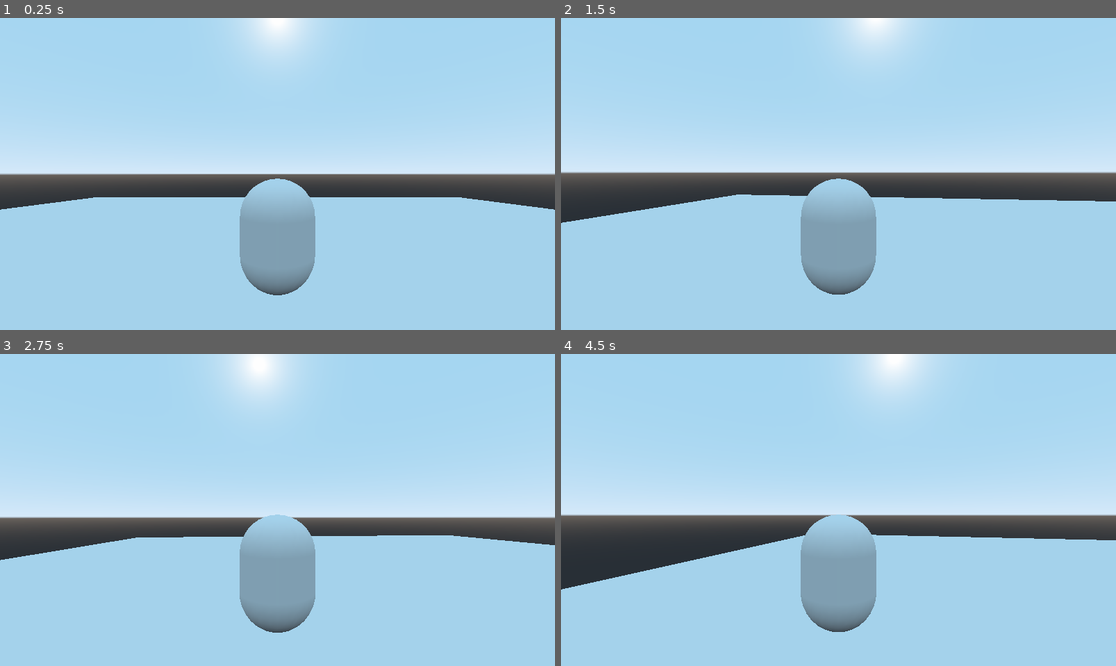
Above: before the commit, frames 1-4 (two rows, left to right).
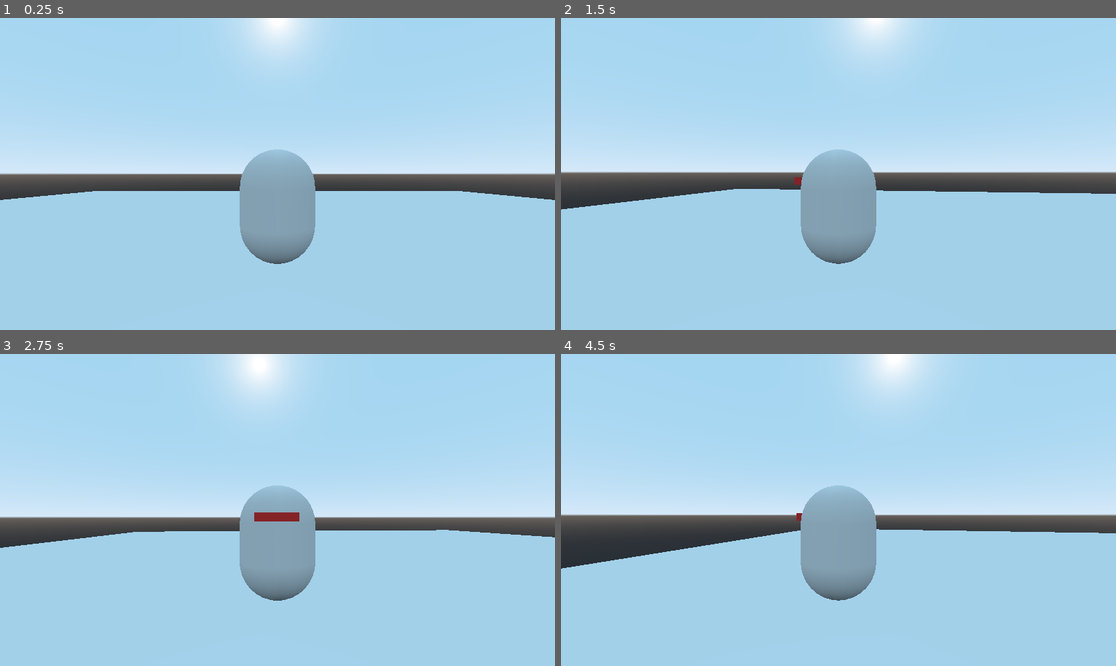
Above: after the commit, the same moments.

Repository: MegaModular/Game-Gam-2022
Game: Godot game, scene res://Main.tscn
Two runs of this game, one before a commit and one after it. Both use one fixed random seed, a clock stepped at 60 frames per second and the inputs below.
Inputs (mouse positions are in pixels of both pictures, inside the frame that each line leads up to):
- Up to frame 1 (0.25 s): no input
- Up to frame 2 (1.5 s): tap Enter at 0.5 s; move the mouse to (866, 174) at 0.52 s; hold A (a) 0.53-1.28 s; tap D (d) at 0.8, 1.35 s; move the mouse to (810, 174) at 1.27 s
- Up to frame 3 (2.75 s): tap S (s) at 1.55 s; move the mouse to (288, 503) at 2.02 s; hold S (s) from 2.03 s (still down); tap W (w) at 2.3 s
- Up to frame 4 (4.5 s): move the mouse to (832, 516) at 2.77 s; release S (s) at 2.78 s; tap W (w) at 2.85 s; tap A (a) at 3.05 s; move the mouse to (877, 513) at 3.52 s; hold A (a) 3.53-4.28 s; tap D (d) at 3.8, 4.35 s; move the mouse to (794, 506) at 4.27 s

The runs differ from the first frame. In frame 1, 5.8% of the frame differs, in the area x 0-100%, y 42-89%; in frame 2, 6.1%; in frame 3, 5.8%; in frame 4, 6.7%, in the area x 0-100%, y 42-90%.
Error after the commit: Parse Error: Variable "Camera" shadows a native class. (res://Player/Scripts/Camera.gd:3)

Commit message:
sex update
sex updatepso

Diff:
--- a/Main.tscn
+++ b/Main.tscn
@@ -1,6 +1,6 @@
 [gd_scene load_steps=4 format=2]
 
-[ext_resource path="res://Player/Player1.tscn" type="PackedScene" id=1]
+[ext_resource path="res://Player/Player1Test.tscn" type="PackedScene" id=1]
 
 [sub_resource type="CubeMesh" id=1]
 size = Vector3( 50, 2, 50 )
@@ -20,5 +20,4 @@
 [node name="CollisionShape" type="CollisionShape" parent="MeshInstance/StaticBody"]
 shape = SubResource( 2 )
 
-[node name="Player1" parent="." instance=ExtResource( 1 )]
-transform = Transform( 1, 0, 0, 0, 1, 0, 0, 0, 1, 0, 1.58052, 0 )
+[node name="Spatial" parent="." instance=ExtResource( 1 )]
--- a/Player/Camera.tscn
+++ b/Player/Camera.tscn
@@ -1,7 +1,15 @@
-[gd_scene format=2]
+[gd_scene load_steps=2 format=2]
+
+[ext_resource path="res://Player/Scripts/Camera.gd" type="Script" id=1]
 
 [node name="CameraHolder" type="Spatial"]
+script = ExtResource( 1 )
 
 [node name="Camera" type="Camera" parent="."]
 transform = Transform( 1, 0, 0, 0, 1, 0, 0, 0, 1, 0, 0, 6 )
 current = true
+
+[node name="RayCast" type="RayCast" parent="."]
+transform = Transform( 1, 0, 0, 0, -4.37114e-08, 1, 0, -1, -4.37114e-08, 0, 0, 0 )
+enabled = true
+cast_to = Vector3( 0, -7, 0 )
--- a/Player/Player1.tscn
+++ b/Player/Player1.tscn
@@ -23,16 +23,18 @@
 
 [node name="MeshInstance" type="MeshInstance" parent="."]
 transform = Transform( 1, 0, 0, 0, -4.37114e-08, -1, 0, 1, -4.37114e-08, 0, 0, 0 )
+visible = false
 mesh = SubResource( 1 )
 material/0 = null
 
 [node name="MeshInstance2" type="MeshInstance" parent="."]
 transform = Transform( -4.37114e-08, 0, 1, 0, 1, 0, -1, 0, -4.37114e-08, 0.0124323, 0.713207, -0.803383 )
+visible = false
 mesh = SubResource( 4 )
 material/0 = null
 
 [node name="CameraHolder" parent="." instance=ExtResource( 2 )]
-transform = Transform( 1, 0, 0, 0, 1, 0, 0, 0, 1, 0, 1.62503, 0 )
+transform = Transform( 1, 0, 0, 0, 1, 0, 0, 0, 1, 0, 0.843122, 0 )
 
 [node name="GroundCheck" type="RayCast" parent="."]
 transform = Transform( 1, 0, 0, 0, 1, 0, 0, 0, 1, 0, -0.70076, 0 )
--- /dev/null
+++ b/Player/Player1Test.tscn
@@ -0,0 +1,29 @@
+[gd_scene load_steps=6 format=2]
+
+[ext_resource path="res://Player/Player1.tscn" type="PackedScene" id=1]
+[ext_resource path="res://Player/Scripts/Player1Test.gd" type="Script" id=2]
+
+[sub_resource type="CapsuleMesh" id=1]
+
+[sub_resource type="SpatialMaterial" id=2]
+albedo_color = Color( 1, 0.207843, 0.207843, 1 )
+
+[sub_resource type="CubeMesh" id=3]
+material = SubResource( 2 )
+size = Vector3( 1, 0.2, 0.2 )
+
+[node name="Spatial" type="Spatial"]
+script = ExtResource( 2 )
+
+[node name="Player1" parent="." instance=ExtResource( 1 )]
+
+[node name="MeshInstance3" type="MeshInstance" parent="."]
+transform = Transform( 1, 0, 0, 0, -4.37114e-08, -1, 0, 1, -4.37114e-08, 0, 0, 0 )
+mesh = SubResource( 1 )
+material/0 = null
+
+[node name="MeshInstance4" type="MeshInstance" parent="MeshInstance3"]
+transform = Transform( 1, 0, 0, 0, -4.37114e-08, 1, 0, -1, -4.37114e-08, 0, -1.00843, -0.656355 )
+mesh = SubResource( 3 )
+skeleton = NodePath("../..")
+material/0 = null
--- /dev/null
+++ b/Player/Scripts/Camera.gd
@@ -0,0 +1,13 @@
+extends Spatial
+
+onready var Camera = $Camera
+
+func _ready():
+	pass # Replace with function body.
+
+func _process(_delta):
+
+	if $RayCast.is_colliding():
+		$Camera.translation.z = $RayCast.get_collision_point().z
+	else:
+		$Camera.translation.z = 6
--- a/Player/Scripts/Player1.gd
+++ b/Player/Scripts/Player1.gd
@@ -29,6 +29,8 @@
 var movement = Vector3()
 var gravity_vec = Vector3()
 var direction = Vector3()
+
+var mesh_direction = Vector2()
 
 func _ready():
 	$CameraHolder.scale = Vector3.ONE * camera_zoom
@@ -103,3 +105,17 @@
 	else:
 		sprinting = false
 		speed = min_speed
+
+func get_direction():
+	mesh_direction = Vector3.ZERO
+	if Input.is_action_pressed("w"):
+		mesh_direction += Vector2(1, 0)
+	if Input.is_action_pressed("a"):
+		mesh_direction += Vector2(0, 1)
+	if Input.is_action_pressed("s"):
+		mesh_direction += Vector2(-1, 0)
+	if Input.is_action_pressed("d"):
+		mesh_direction += Vector2(0, -1)
+
+	mesh_direction.normalized()
+	emit_signal("direction", mesh_direction)
--- /dev/null
+++ b/Player/Scripts/Player1Test.gd
@@ -0,0 +1,15 @@
+extends Spatial
+
+onready var meshInstance = $MeshInstance3
+
+var direction
+
+func _ready():
+	pass
+
+func _process(delta):
+	meshInstance.translation = $Player1.translation
+	direction = -$Player1.movement
+	if Input.is_action_pressed("w") or Input.is_action_pressed("a") or Input.is_action_pressed("s") or Input.is_action_pressed("d"):
+
+		meshInstance.rotation.y = lerp_angle(meshInstance.rotation.y, atan2(direction.x, direction.z), 0.1)
--- a/project.godot
+++ b/project.godot
@@ -79,4 +79,5 @@
 
 [rendering]
 
+quality/driver/driver_name="GLES2"
 environment/default_environment="res://default_env.tres"
